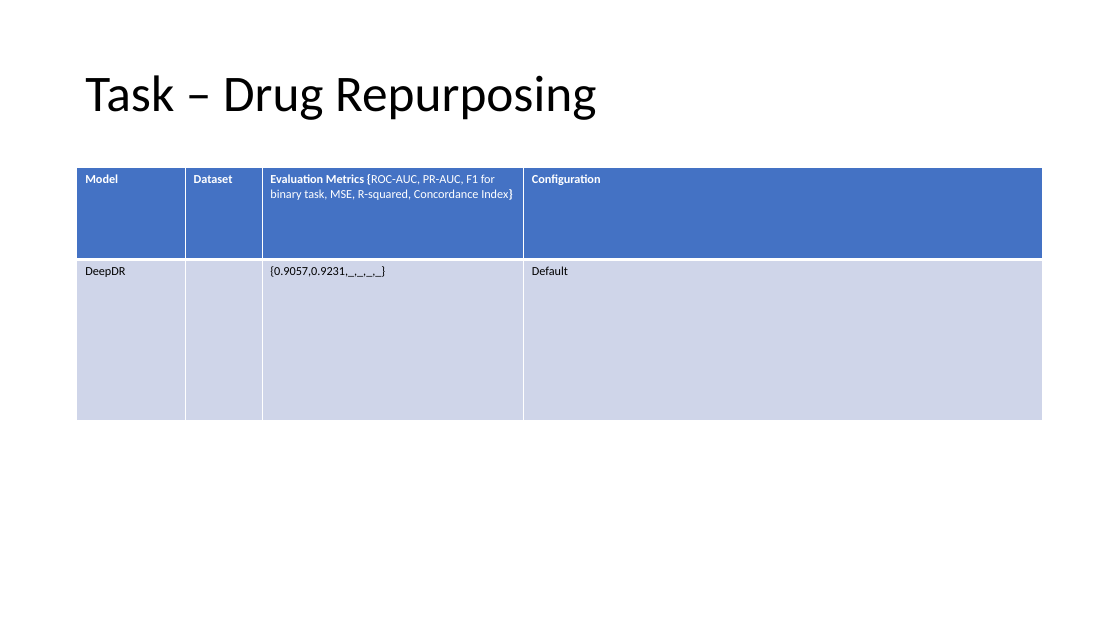
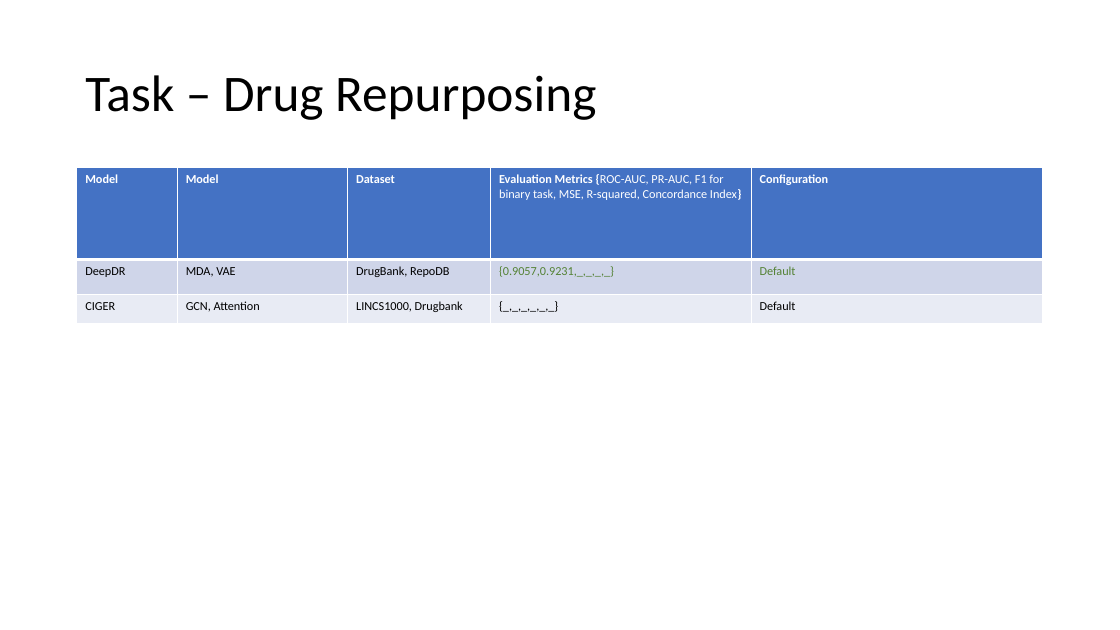
Before and after one commit to debnathk/articles, a slide deck: slide 9 of articles.pptx (slide 7 before the commit). Drawn at 1120x630 pixels with LibreOffice and Linux fonts; fonts in the diff are those of the drawing. Boxes give left, top, right and bottom in pixels: in the first picture for what was removed or moved away, otherwise in the second. Text is boxed around its words. In the diff, an @@ line names an element or a change of style, - is before the commit and + after.

```diff
--- a/articles.pptx
+++ b/articles.pptx
@@ table at <box>77,168,1043,324</box> @@
-Model | Dataset | Evaluation Metrics {ROC-AUC, PR-AUC, F1 for binary task, MSE, R-squared, Concordance Index} | Configuration
-DeepDR |  | {0.9057,0.9231,_,_,_,_} | Default
+Model | Model | Dataset | Evaluation Metrics {ROC-AUC, PR-AUC, F1 for binary task, MSE, R-squared, Concordance Index} | Configuration
+DeepDR | MDA, VAE | DrugBank, RepoDB | {0.9057,0.9231,_,_,_,_} | Default
+CIGER | GCN, Attention | LINCS1000, Drugbank | {_,_,_,_,_,_} | Default
```
Also in this commit, not shown: 5 other slides changed, 2 slides added, 16 other files.
